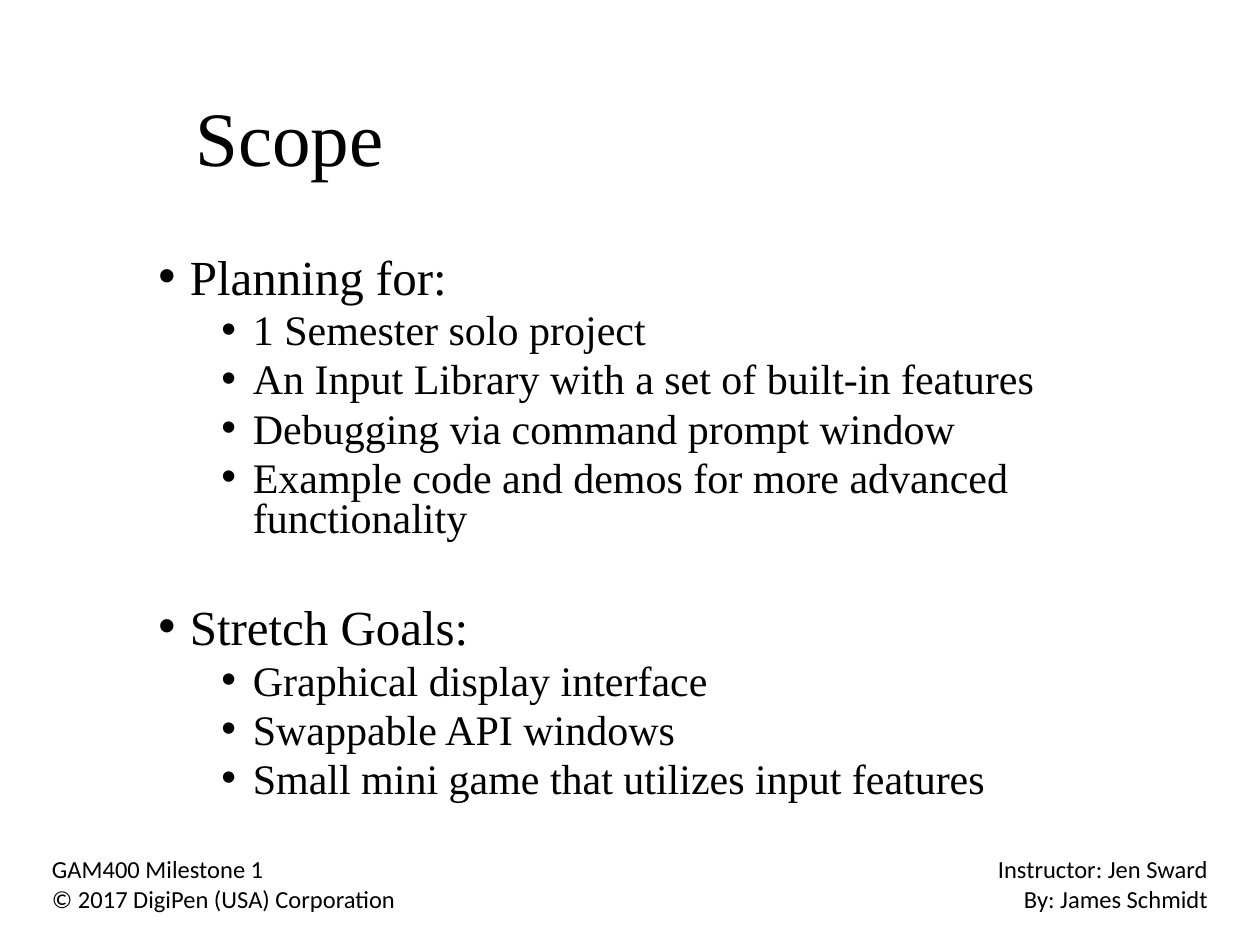
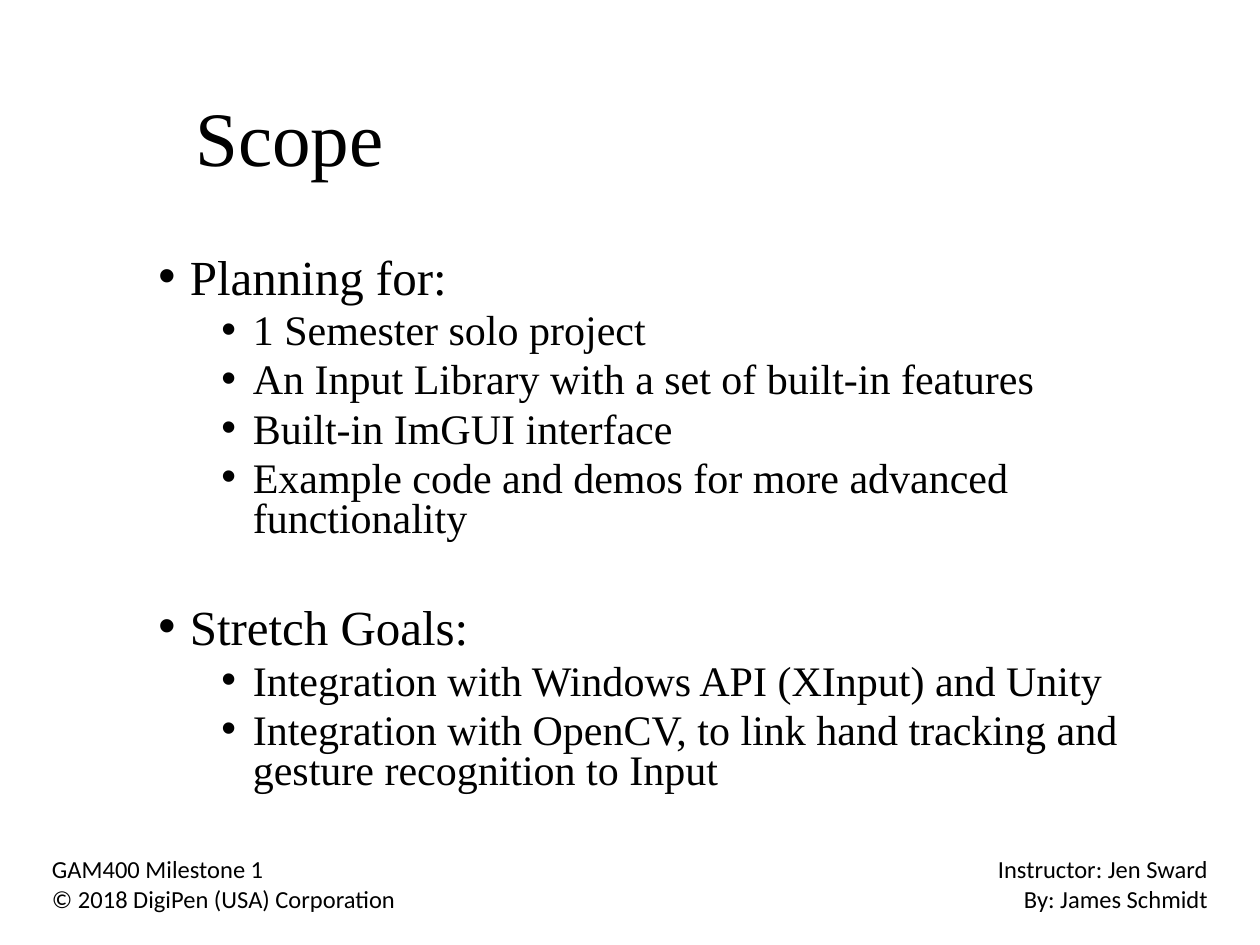
Before and after one commit to NekoTenshi87/SInput, a slide deck: slide 3 of Docs/Milestone1.pptx. Drawn at 1260x945 pixels with LibreOffice and Linux fonts; fonts in the diff are those of the drawing; background and template pictures are left out. Boxes give left, top, right and bottom in pixels: in the first picture for what was removed or moved away, otherwise in the second. Text is boxed around its words. In the diff, an @@ line names an element or a change of style, - is before the commit and + after.

Commit message:
Update to ImGui Display and Docs

```diff
--- a/Docs/Milestone1.pptx
+++ b/Docs/Milestone1.pptx
@@ text at bbox=[253, 414, 673, 445]: text changed @@
-  • Debugging via command prompt window
+  • Built-in ImGUI interface
@@ text at bbox=[253, 667, 1118, 794]: text changed @@
-  • Graphical display interface
-  • Swappable API windows
-  • Small mini game that utilizes input features
+  • Integration with Windows API (XInput) and Unity
+  • Integration with OpenCV, to link hand tracking and gesture recognition to Input
@@ text at bbox=[78, 890, 394, 913]: text changed @@
-© 2017 DigiPen (USA) Corporation
+© 2018 DigiPen (USA) Corporation
```
Also in this commit, not shown: 7 other slides changed, 2 slides added, 26 other files.
